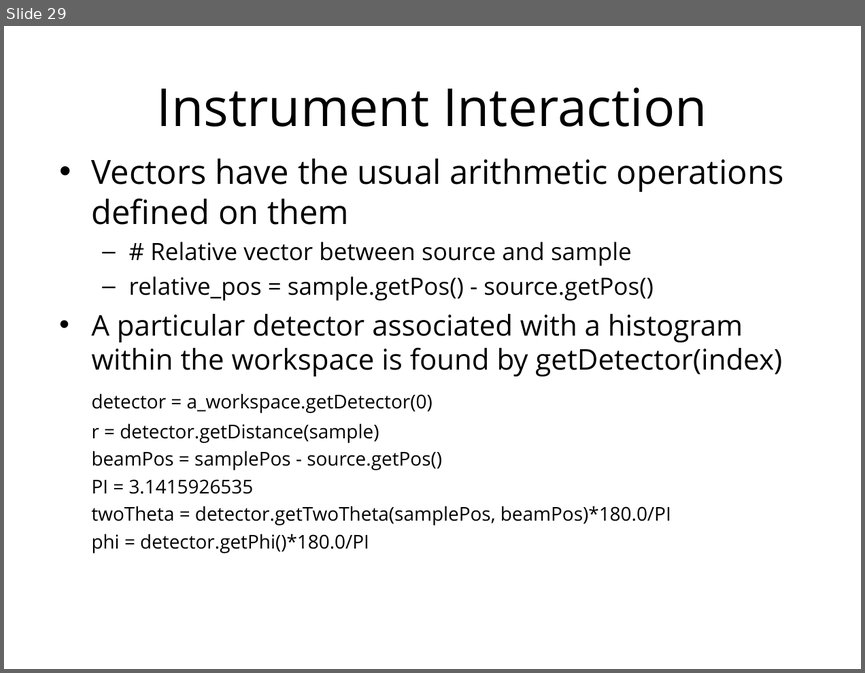
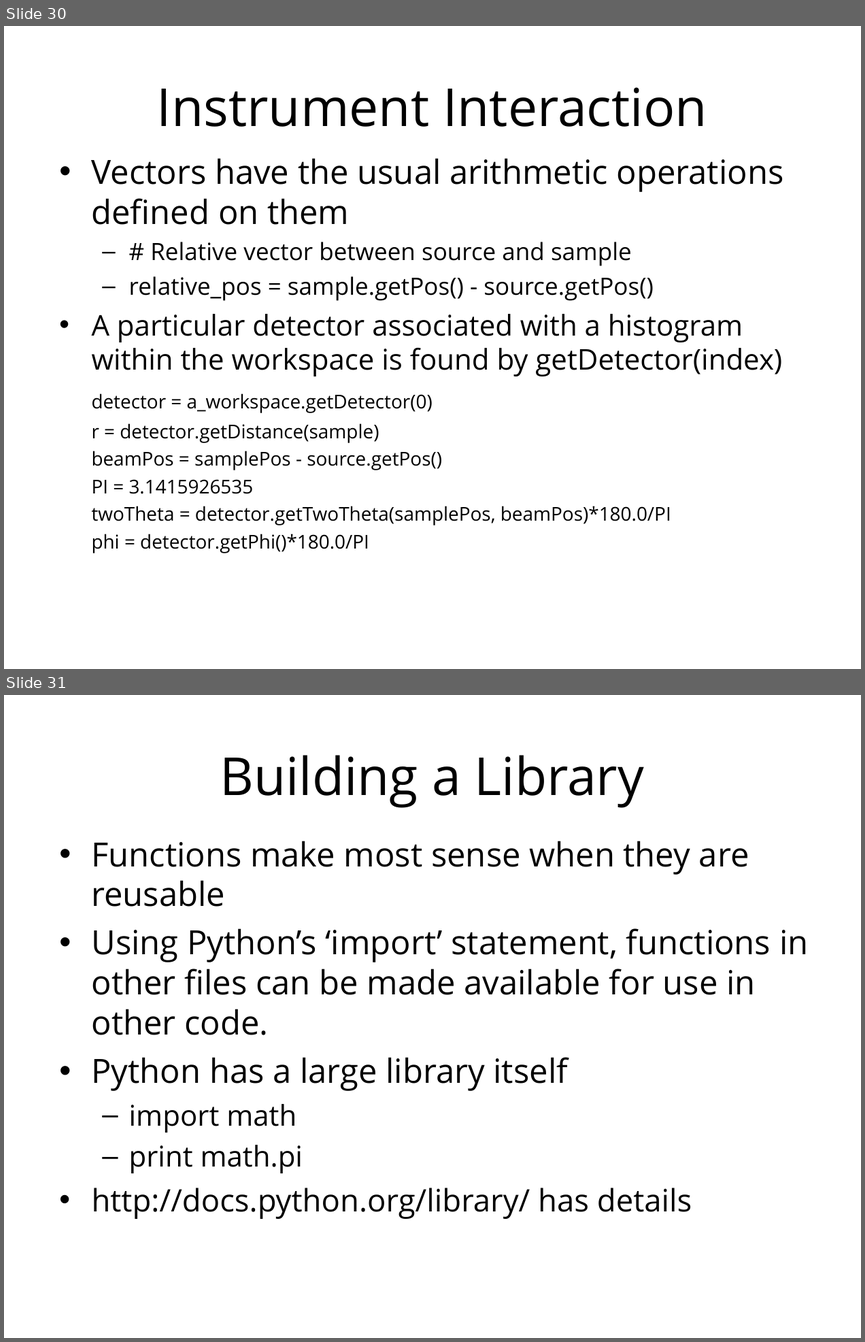
Before and after one commit to mantidproject/documents, a slide deck: Presentations/Python training course/Python in Mantid.ppt. Shown one above the other, each under a label of ours: slide 29 before the commit, slides 30 and 31 after it. The pictures are 865x673 and 865x1342 pixels, drawn with LibreOffice and Linux fonts; fonts in the diff are those of the drawing; background and template pictures are left out. Boxes give left, top, right and bottom in pixels: in the first picture for what was removed or moved away, otherwise in the second. Text is boxed around its words. In the diff, an @@ line names an element or a change of style, - is before the commit and + after.

Commit message:
Python training presentation. Re #100

```diff
--- a/Presentations/Python training course/Python in Mantid.ppt
+++ b/Presentations/Python training course/Python in Mantid.ppt
@@ slide 31 added at bbox=[4, 695, 861, 1338], background #FFFFFF @@
@@ title added at bbox=[220, 755, 644, 808], 44 pt, text #000000 @@
+Building a Library
@@ text added at bbox=[92, 841, 808, 1219], 28 pt, text #000000 @@
+• Functions make most sense when they are reusable
+• Using Python’s ‘import’ statement, functions in other files can be made available for use in other code.
+• Python has a large library itself
+  – import math
+  – print math.pi
+• http://docs.python.org/library/ has details
@@ what was slide 29 is now slide 30 @@
```
Also in this commit, not shown: 6 other slides added, 2 slides removed.
